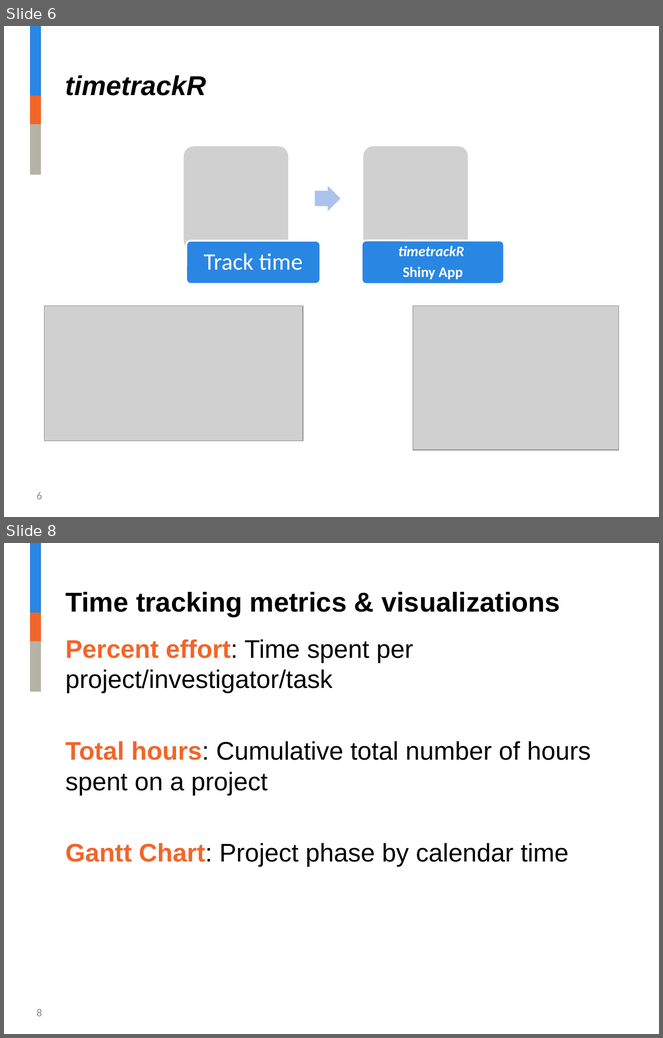
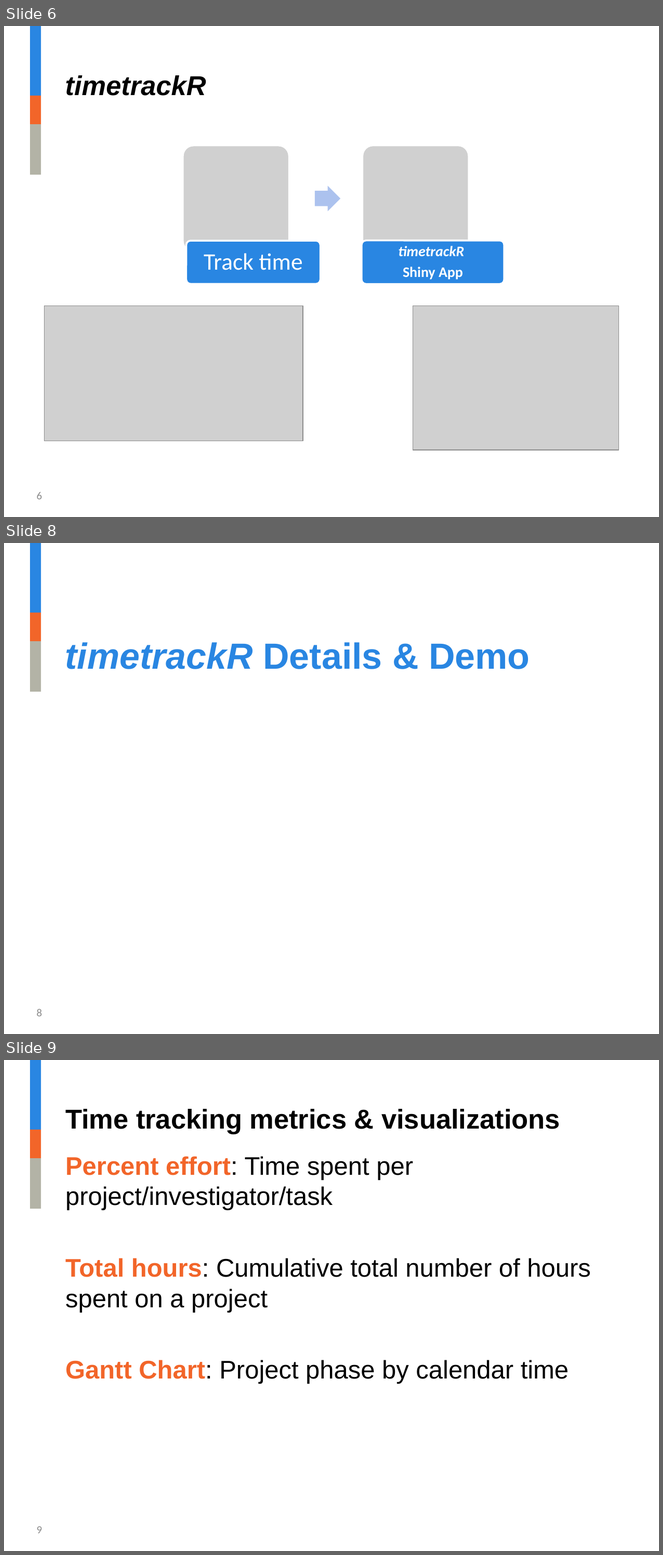
Before and after one commit to jalavery/timetrackR, a slide deck: RLadies timetrackR Presentation v2.pptx. Shown one above the other, each under a label of ours: slides 6 and 8 before the commit, slides 6, 8 and 9 after it; the slides between them are not shown. The pictures are 663x1038 and 663x1555 pixels, drawn with LibreOffice and Linux fonts; fonts in the diff are those of the drawing; grey boxes stand for pictures; background and template pictures are left out. Boxes give left, top, right and bottom in pixels: in the first picture for what was removed or moved away, otherwise in the second. Text is boxed around its words. In the diff, an @@ line names an element or a change of style, - is before the commit and + after.

```diff
--- a/RLadies timetrackR Presentation v2.pptx
+++ b/RLadies timetrackR Presentation v2.pptx
@@ slide 8 added at bbox=[4, 543, 659, 1034], background #FFFFFF; not listed: 3 template elements that a slide beside it also shows @@
@@ title added at bbox=[65, 642, 530, 669], 40 pt, text #2986E2, bold @@
+timetrackR Details & Demo
@@ page number added at bbox=[37, 1009, 42, 1017], 12 pt, text #8C8C8C @@
+8
@@ what was slide 8 is now slide 9 @@
@@ page number at bbox=[37, 1526, 42, 1534]: text changed @@
-8
+9
```
Also in this commit, not shown: 8 slides changed, 3 other files.
